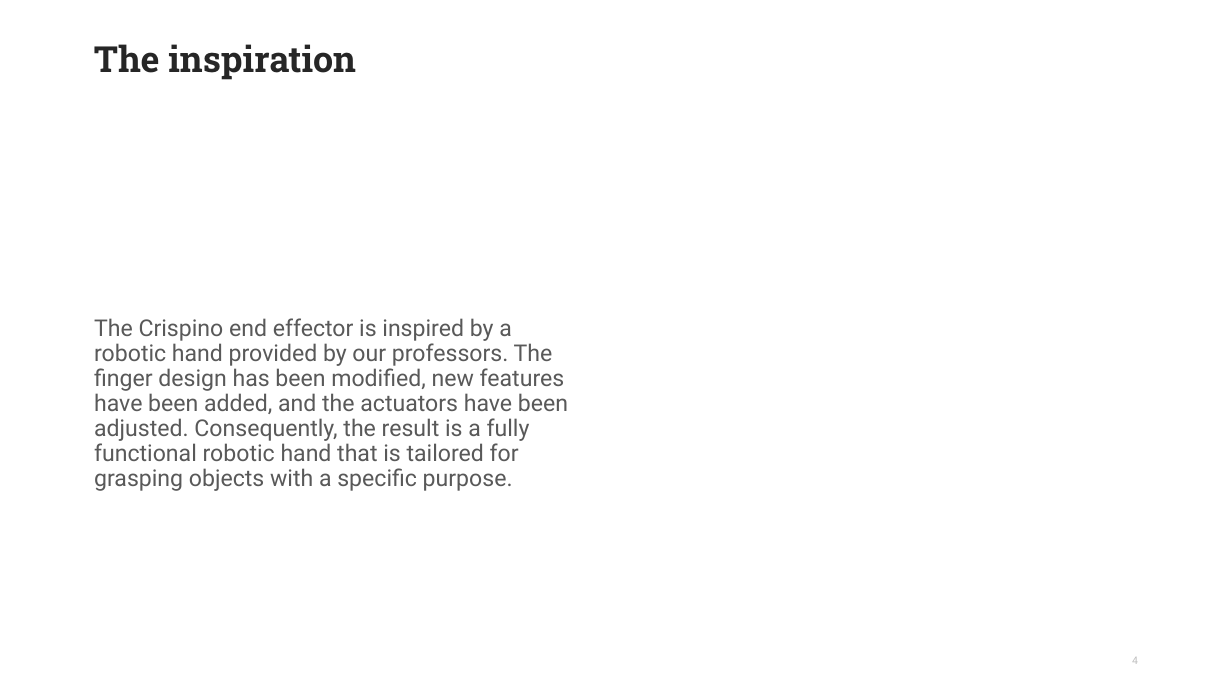
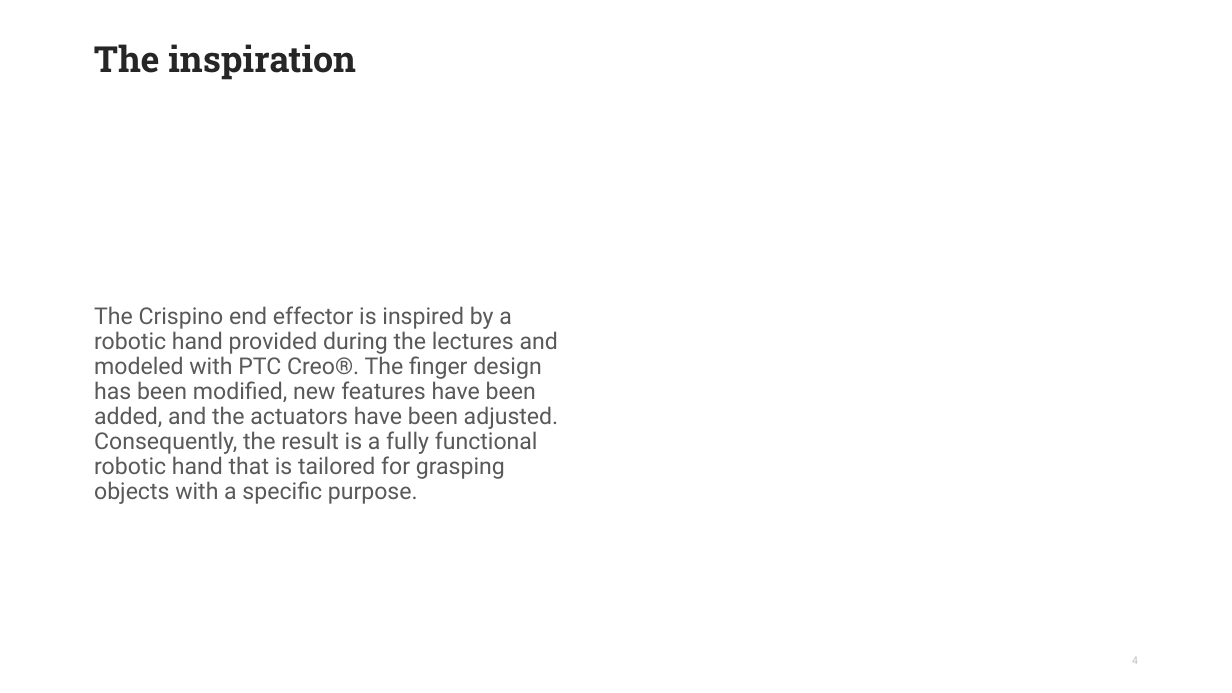
Before and after one commit to MecG2/assignment_mdm02, a slide deck: slide 4 of assigment.pptx. Drawn at 1232x693 pixels with LibreOffice and Linux fonts; fonts in the diff are those of the drawing; background and template pictures are left out. Boxes give left, top, right and bottom in pixels: in the first picture for what was removed or moved away, otherwise in the second. Text is boxed around its words. In the diff, an @@ line names an element or a change of style, - is before the commit and + after.

Commit message:
Updated presentation

```diff
--- a/assigment.pptx
+++ b/assigment.pptx
@@ text at [94, 306, 559, 504]: text changed @@
-The Crispino end effector is inspired by a robotic hand provided by our professors. The finger design has been modified, new features have been added, and the actuators have been adjusted. Consequently, the result is a fully functional robotic hand that is tailored for grasping objects with a specific purpose.
+The Crispino end effector is inspired by a robotic hand provided during the lectures and modeled with PTC Creo®. The finger design has been modified, new features have been added, and the actuators have been adjusted. Consequently, the result is a fully functional robotic hand that is tailored for grasping objects with a specific purpose.
```
Also in this commit, not shown: 6 other slides changed.
